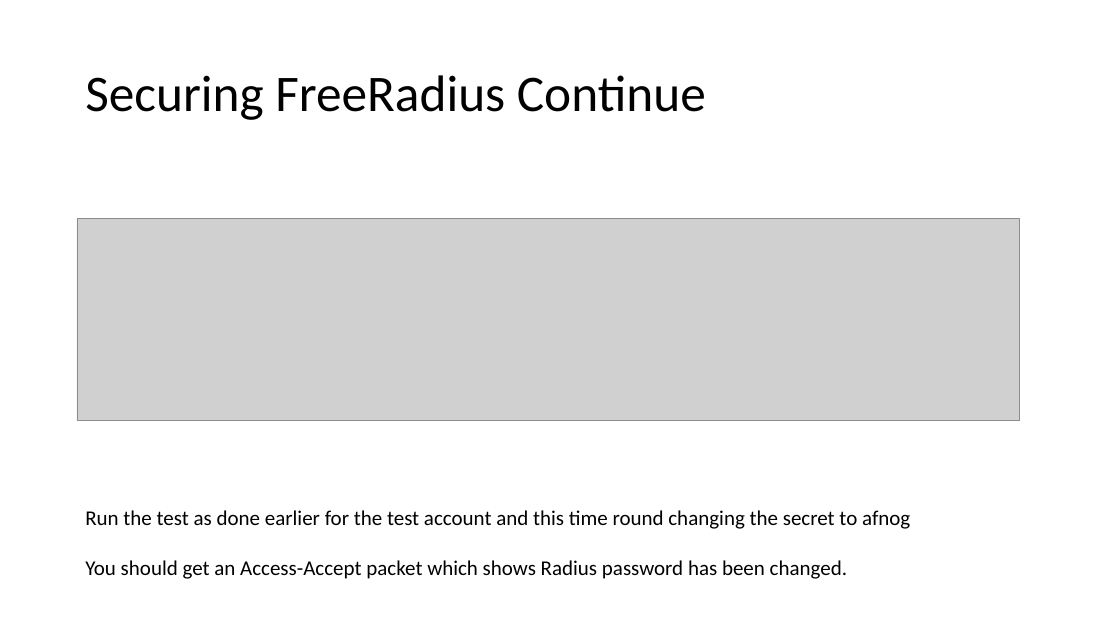
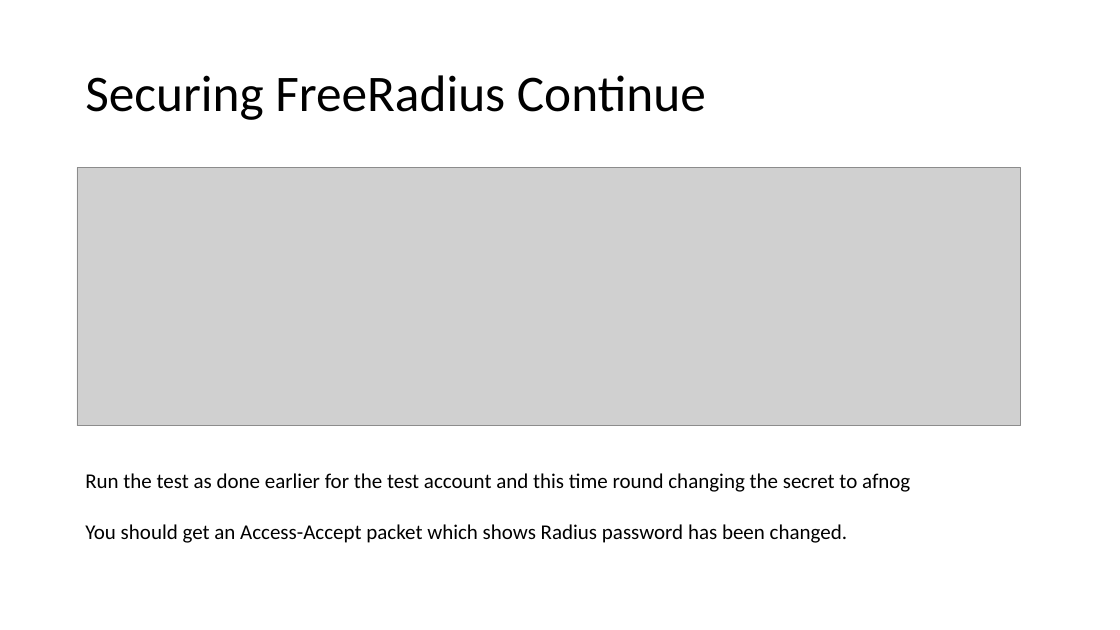
Before and after one commit to afnog/sse, a slide deck: slide 8 of radius/FreeRadius Exercise 2016.pptx. Drawn at 1120x630 pixels with LibreOffice and Linux fonts; fonts in the diff are those of the drawing; grey boxes stand for pictures. Boxes give left, top, right and bottom in pixels: in the first picture for what was removed or moved away, otherwise in the second. Text is boxed around its words. In the diff, an @@ line names an element or a change of style, - is before the commit and + after.

```diff
--- a/radius/FreeRadius Exercise 2016.pptx
+++ b/radius/FreeRadius Exercise 2016.pptx
@@ picture: place and size @@
-picture at bbox=[77, 219, 1020, 421]
+picture at bbox=[77, 168, 1021, 426]
@@ text "Run the test as done ...": place and size @@
-text "Run the test as done ..." at bbox=[85, 510, 910, 579]
+text "Run the test as done ..." at bbox=[85, 473, 910, 543]
```
Also in this commit, not shown: 6 other slides changed, 1 other file.
